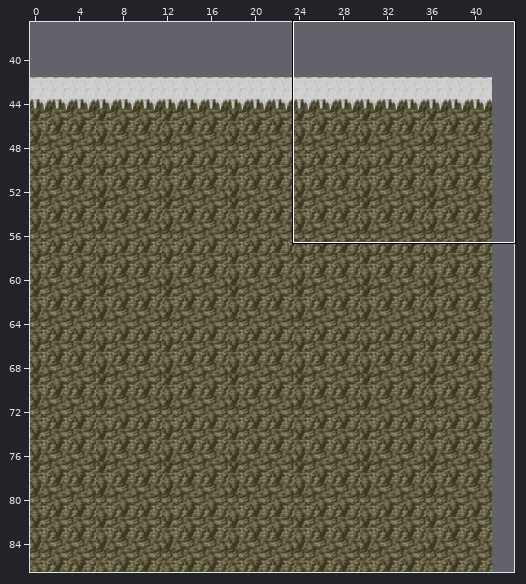
Tiled map, stored at maps/northmountains_2.tmx. Above: a wide view before the commit, with the close-up outlined.
Close-up. Before the commit:
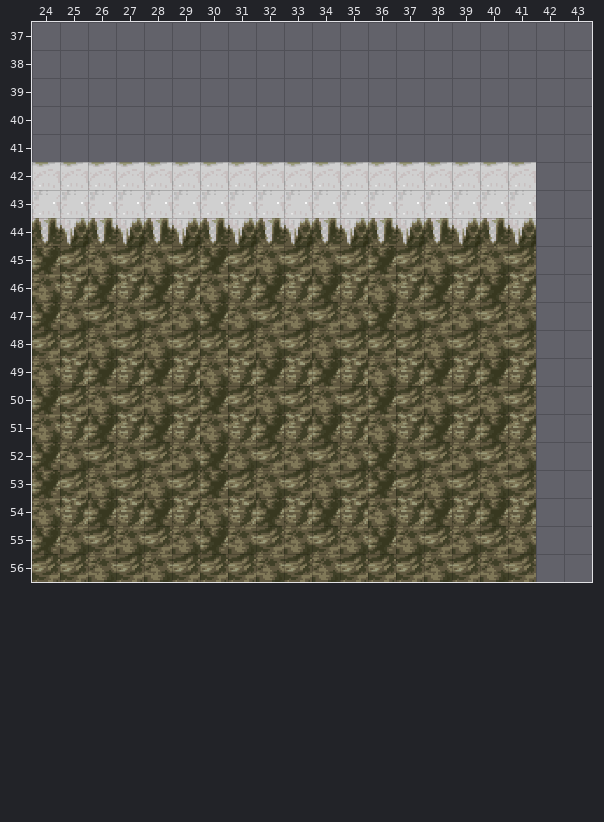
Cells are 32x32 px. Shown: x 24..43, y 37..56. The commit also changed other parts of the map, which this record leaves out.
Once edited:
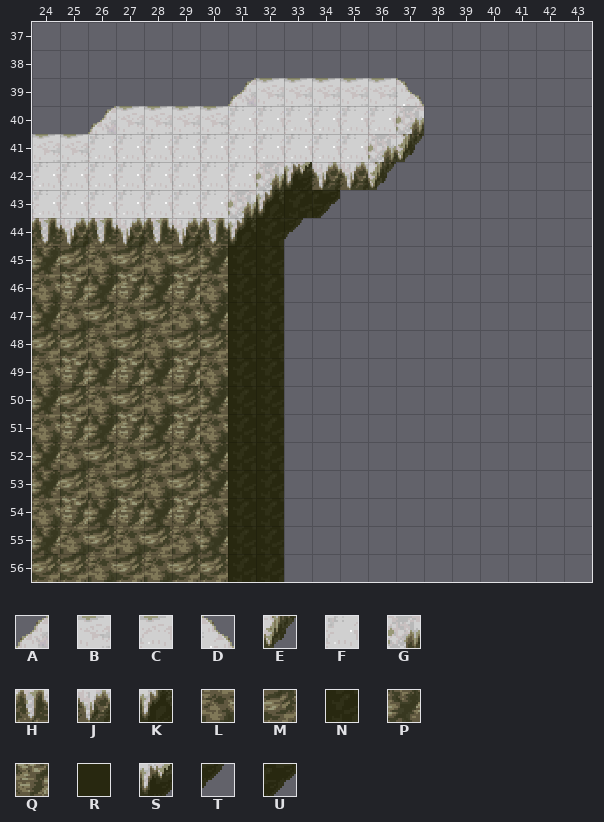
Key: from "forest2": A 190, B 191, C 194, D 195, E 198, F 261, G 401, H 468, J 469, K 470, L 537, M 538, N 539, P 606, Q 607, R 1580, S 1582, T 1651, U 1654.
_ is an empty cell.
Tiles replaced or removed in this view: C, F, H, J, L, M, P, Q.
What changed:
Changed rows in their new state; . is an unchanged cell.
Layer "ground4":
first column x 33:
42 R
Layer "ground3":
first column x 24:
39 .......ABBBBBD....
40 ..ABBBBFFFFFFG....
41 BBFFFFFFFFFFGE....
42 FFFFFFFFGSJJE_____
43 .......GKNU_______
44 .......KNT________
45 .......NN_________
46 .......NN_________
47 .......NN_________
48 .......NN_________
49 .......NN_________
50 .......NN_________
51 .......NN_________
52 .......NN_________
53 .......NN_________
54 .......NN_________
55 .......NN_________
56 .......NN_________
